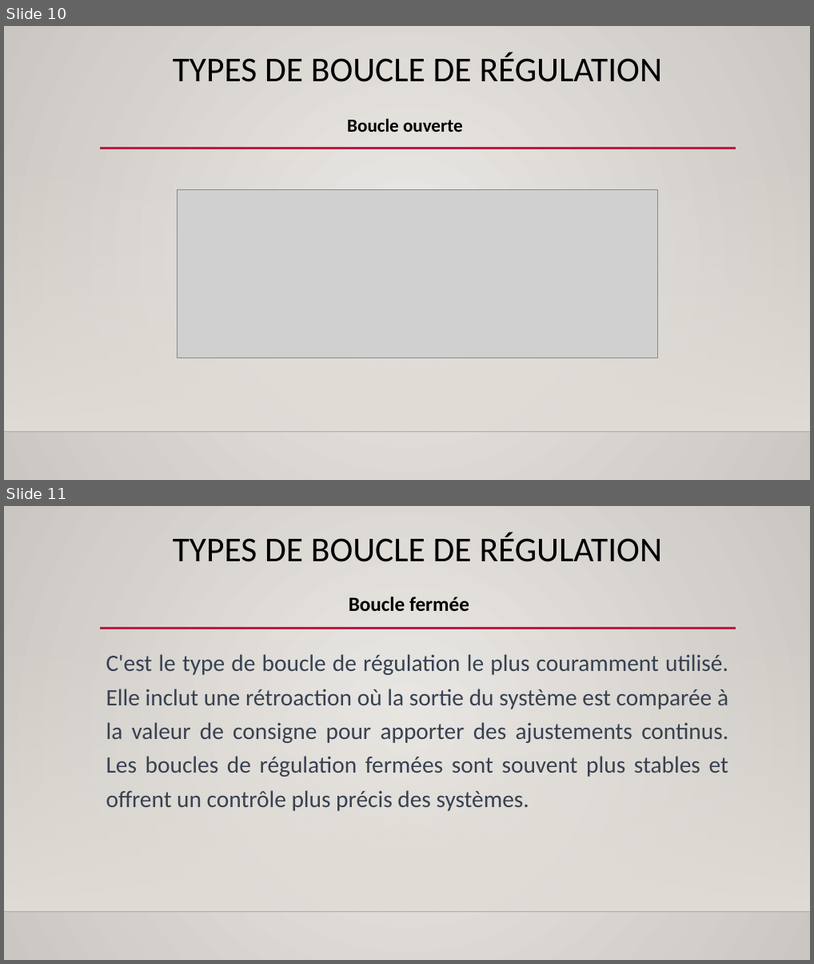
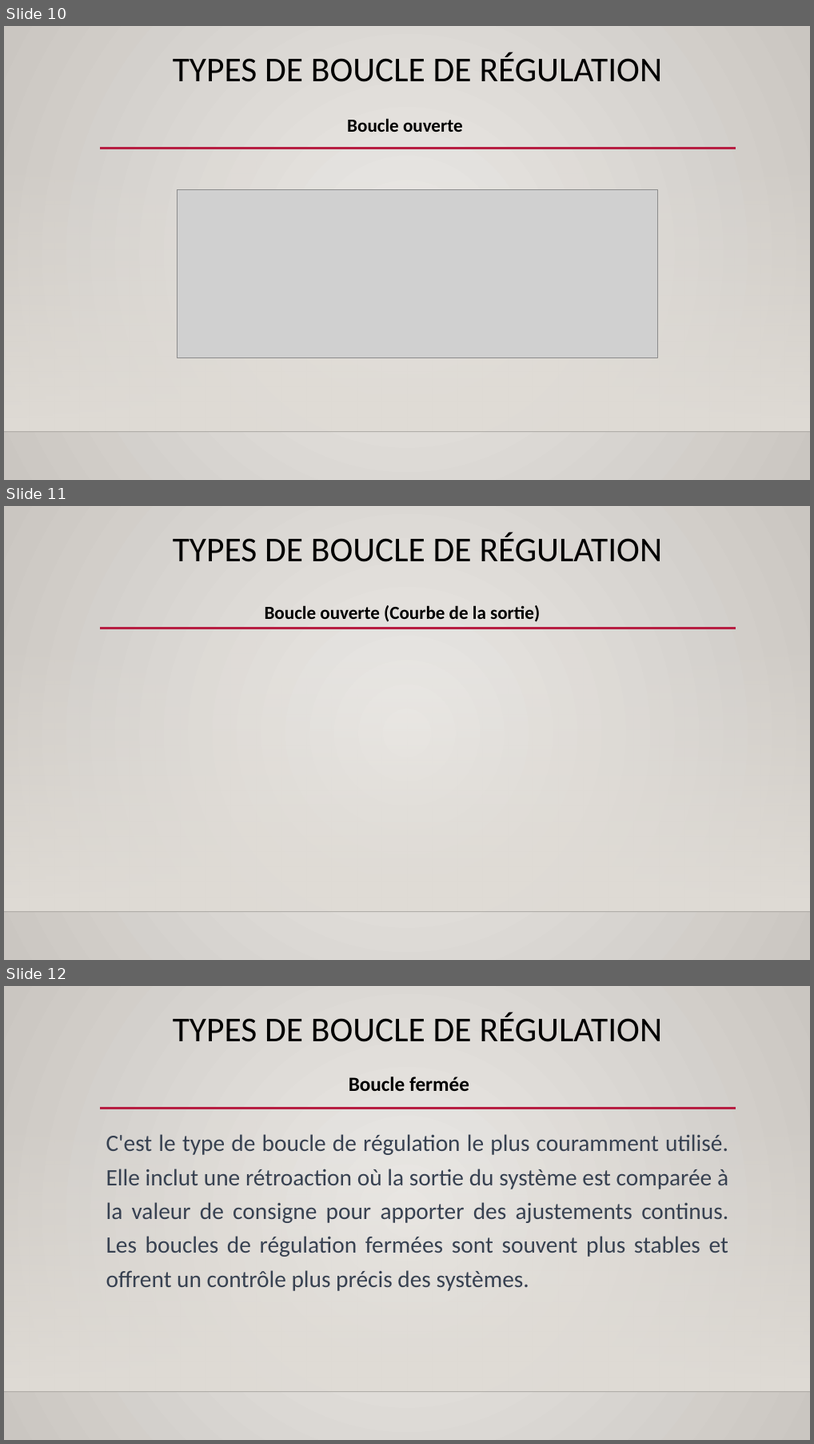
Before and after one commit to Aboudara/Document, a slide deck: Formation regulation.pptx. Shown one above the other, each under a label of ours: slides 10 and 11 before the commit, slides 10, 11 and 12 after it. The pictures are 814x964 and 814x1444 pixels, drawn with LibreOffice and Linux fonts; fonts in the diff are those of the drawing; grey boxes stand for pictures; background and template pictures are left out. Boxes give left, top, right and bottom in pixels: in the first picture for what was removed or moved away, otherwise in the second. Text is boxed around its words. In the diff, an @@ line names an element or a change of style, - is before the commit and + after.

```diff
--- a/Formation regulation.pptx
+++ b/Formation regulation.pptx
@@ slide 11 added at bbox=[4, 506, 810, 960], background gradient #ECEAE7 to #CAC7C1; not listed: 3 template elements that a slide beside it also shows @@
@@ title added at bbox=[173, 532, 663, 562], 41.4 pt, text #000000 @@
+TYPES DE BOUCLE DE RÉGULATION
@@ text added at bbox=[265, 605, 540, 622], 22 pt, text #000000, bold @@
+Boucle ouverte (Courbe de la sortie)
@@ what was slide 11 is now slide 12 @@
```
Also in this commit, not shown: 1 other file.
